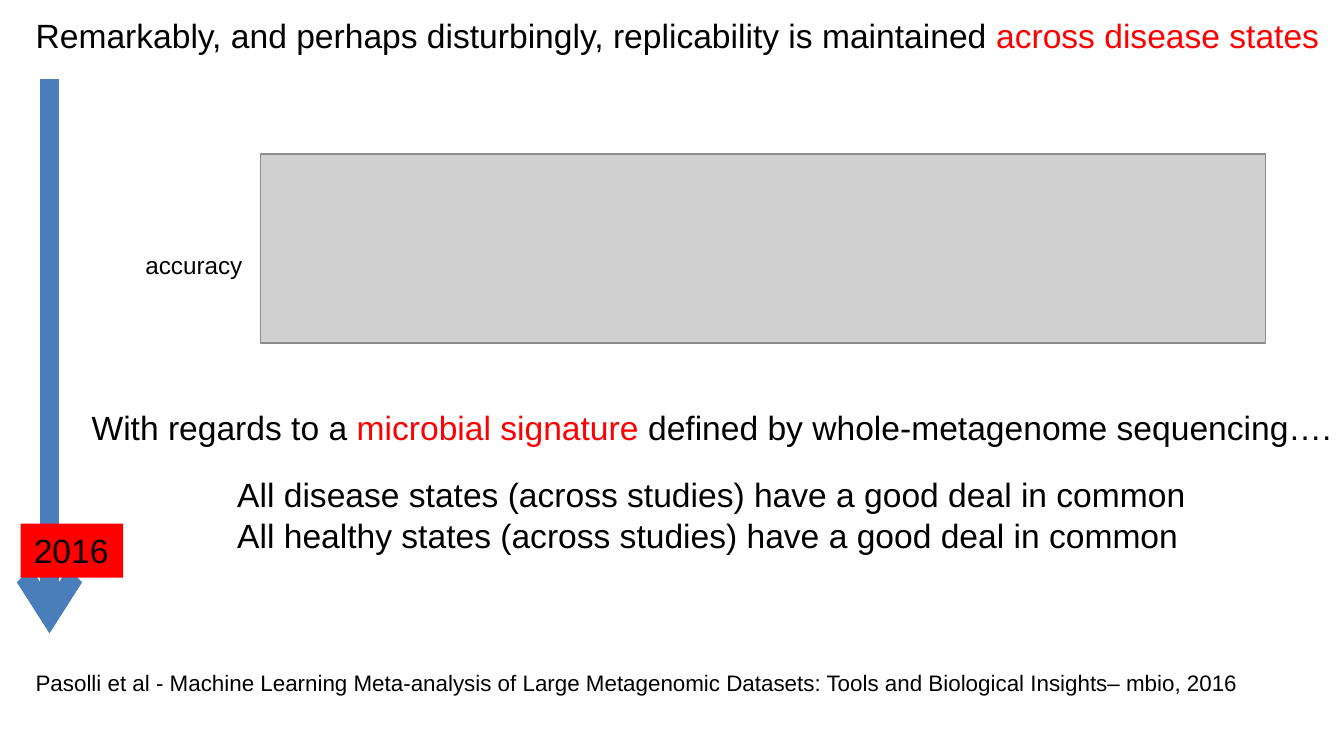
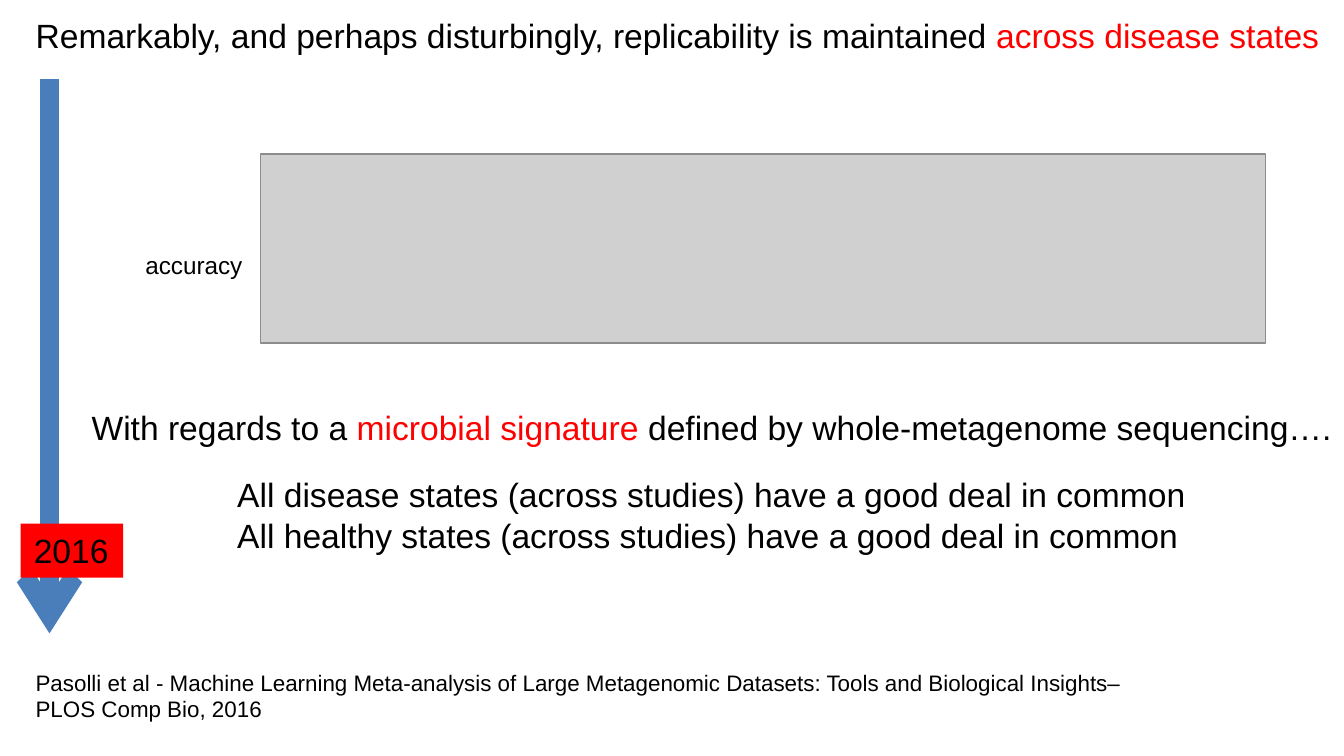
Before and after one commit to afodor/afodor.github.io, a slide deck: slide 23 of classes/misc/Fodor_NewOrleans.pptx. Drawn at 1344x756 pixels with LibreOffice and Linux fonts; fonts in the diff are those of the drawing; grey boxes stand for pictures. Boxes give left, top, right and bottom in pixels: in the first picture for what was removed or moved away, otherwise in the second. Text is boxed around its words. In the diff, an @@ line names an element or a change of style, - is before the commit and + after.

```diff
--- a/classes/misc/Fodor_NewOrleans.pptx
+++ b/classes/misc/Fodor_NewOrleans.pptx
@@ text at (36, 674, 1119, 722): text changed @@
-Pasolli et al - Machine Learning Meta-analysis of Large Metagenomic Datasets: Tools and Biological Insights– mbio, 2016
+Pasolli et al - Machine Learning Meta-analysis of Large Metagenomic Datasets: Tools and Biological Insights–
+PLOS Comp Bio, 2016
```
Also in this commit, not shown: 1 other slide changed.
